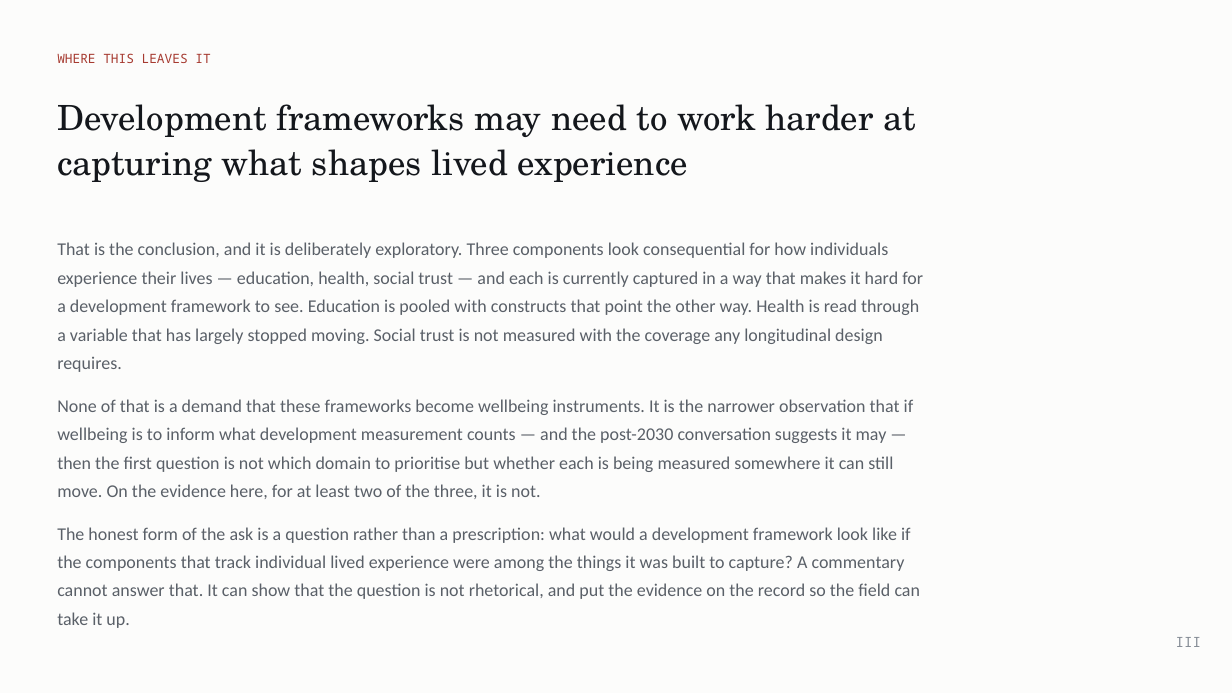
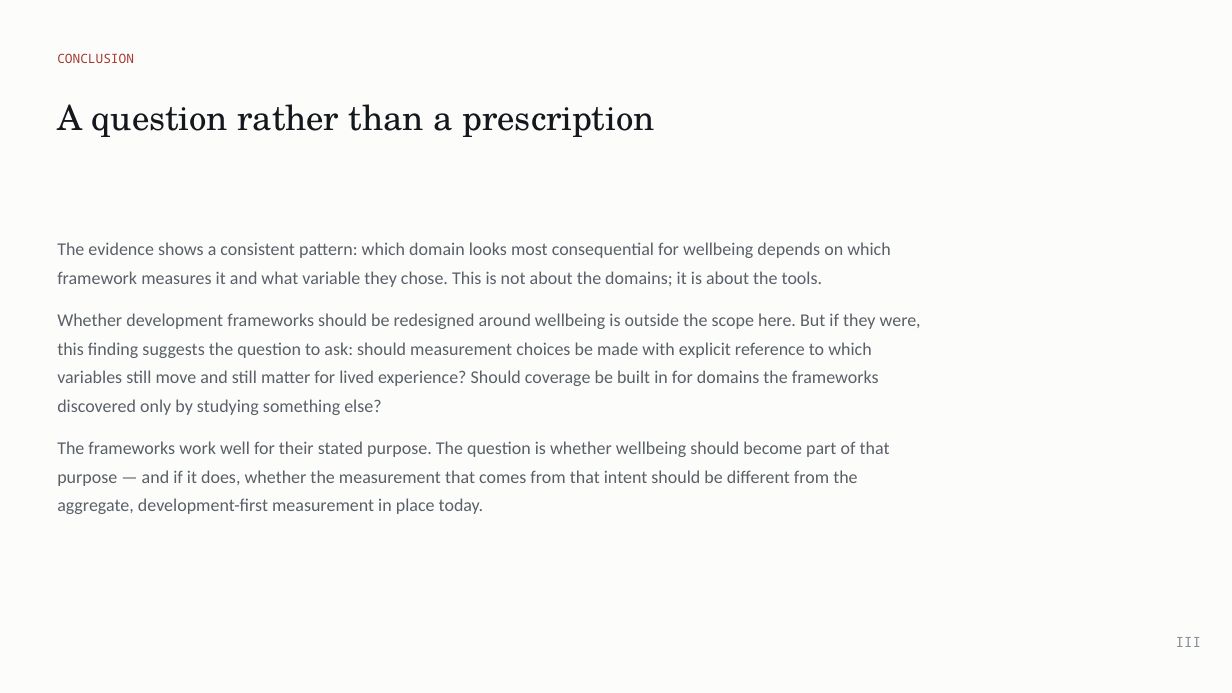
Before and after one commit to cwejnert/HDI-Happiness, a slide deck: slide 20 of deck/Measured_Where_It_Varies.pptx (slide 30 before the commit). Drawn at 1232x693 pixels with LibreOffice and Linux fonts; fonts in the diff are those of the drawing. Boxes give left, top, right and bottom in pixels: in the first picture for what was removed or moved away, otherwise in the second. Text is boxed around its words. In the diff, an @@ line names an element or a change of style, - is before the commit and + after.

```diff
--- a/deck/Measured_Where_It_Varies.pptx
+++ b/deck/Measured_Where_It_Varies.pptx
@@ text at [57, 53, 134, 63]: text changed @@
-WHERE THIS LEAVES IT
+CONCLUSION
@@ text at [57, 104, 654, 137]: text changed @@
-Development frameworks may need to work harder at capturing what shapes lived experience
+A question rather than a prescription
@@ text at [57, 242, 921, 514]: text changed @@
-That is the conclusion, and it is deliberately exploratory. Three components look consequential for how individuals experience their lives — education, health, social trust — and each is currently captured in a way that makes it hard for a development framework to see. Education is pooled with constructs that point the other way. Health is read through a variable that has largely stopped moving. Social trust is not measured with the coverage any longitudinal design requires.
-None of that is a demand that these frameworks become wellbeing instruments. It is the narrower observation that if wellbeing is to inform what development measurement counts — and the post-2030 conversation suggests it may — then the first question is not which domain to prioritise but whether each is being measured somewhere it can still move. On the evidence here, for at least two of the three, it is not.
-The honest form of the ask is a question rather than a prescription: what would a development framework look like if the components that track individual lived experience were among the things it was built to capture? A commentary cannot answer that. It can show that the question is not rhetorical, and put the evidence on the record so the field can take it up.
+The evidence shows a consistent pattern: which domain looks most consequential for wellbeing depends on which framework measures it and what variable they chose. This is not about the domains; it is about the tools.
+Whether development frameworks should be redesigned around wellbeing is outside the scope here. But if they were, this finding suggests the question to ask: should measurement choices be made with explicit reference to which variables still move and still matter for lived experience? Should coverage be built in for domains the frameworks discovered only by studying something else?
+The frameworks work well for their stated purpose. The question is whether wellbeing should become part of that purpose — and if it does, whether the measurement that comes from that intent should be different from the aggregate, development-first measurement in place today.
```
Also in this commit, not shown: 17 other slides changed, 4 slides added, 24 slides removed, 2 other files.
